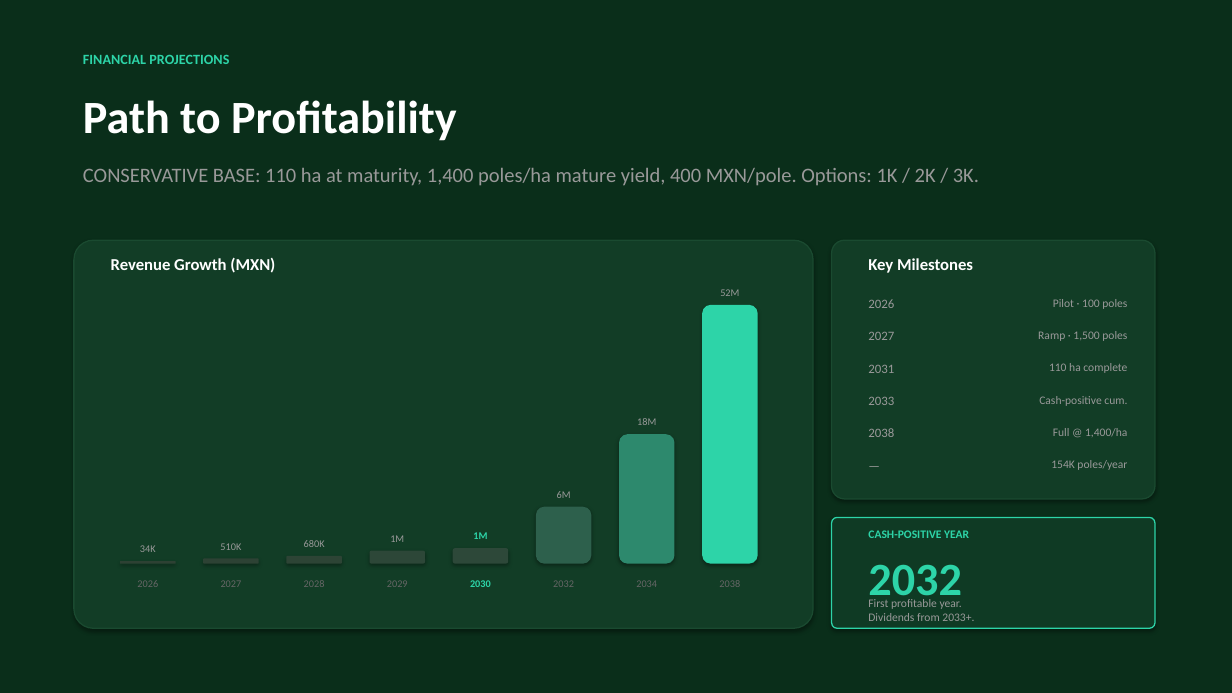
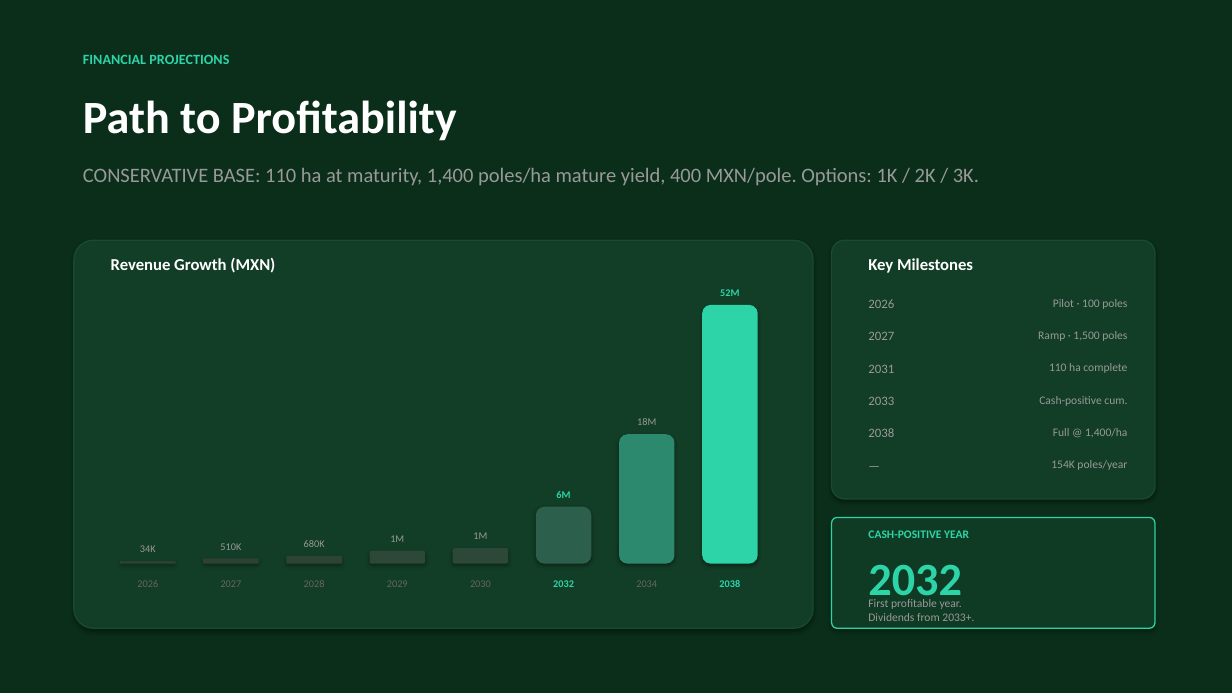
Before and after one commit to perezofir83/pacifico-bambu, a slide deck: slide 12 of Pacifico_Bambu_Pitch_Deck_v3.pptx. Drawn at 1232x693 pixels with LibreOffice and Linux fonts; fonts in the diff are those of the drawing. Boxes give left, top, right and bottom in pixels: in the first picture for what was removed or moved away, otherwise in the second. Text is boxed around its words. In the diff, an @@ line names an element or a change of style, - is before the commit and + after.

```diff
--- a/Pacifico_Bambu_Pitch_Deck_v3.pptx
+++ b/Pacifico_Bambu_Pitch_Deck_v3.pptx
@@ text "52M" at (720,289,739,296): text colour #999999 to #2DD4A8, bold on @@
@@ text "6M" at (556,491,570,498): text colour #999999 to #2DD4A8, bold on @@
@@ text "1M" at (473,532,487,539): text colour #2DD4A8 to #999999, bold off @@
@@ text "2030" at (470,580,491,587): text colour #2DD4A8 to #666666, bold off @@
@@ text "2032" at (553,580,574,587): text colour #666666 to #2DD4A8, bold on @@
@@ text "2038" at (719,580,740,587): text colour #666666 to #2DD4A8, bold on @@
```
Also in this commit, not shown: 3 other slides changed, 2 other files.
